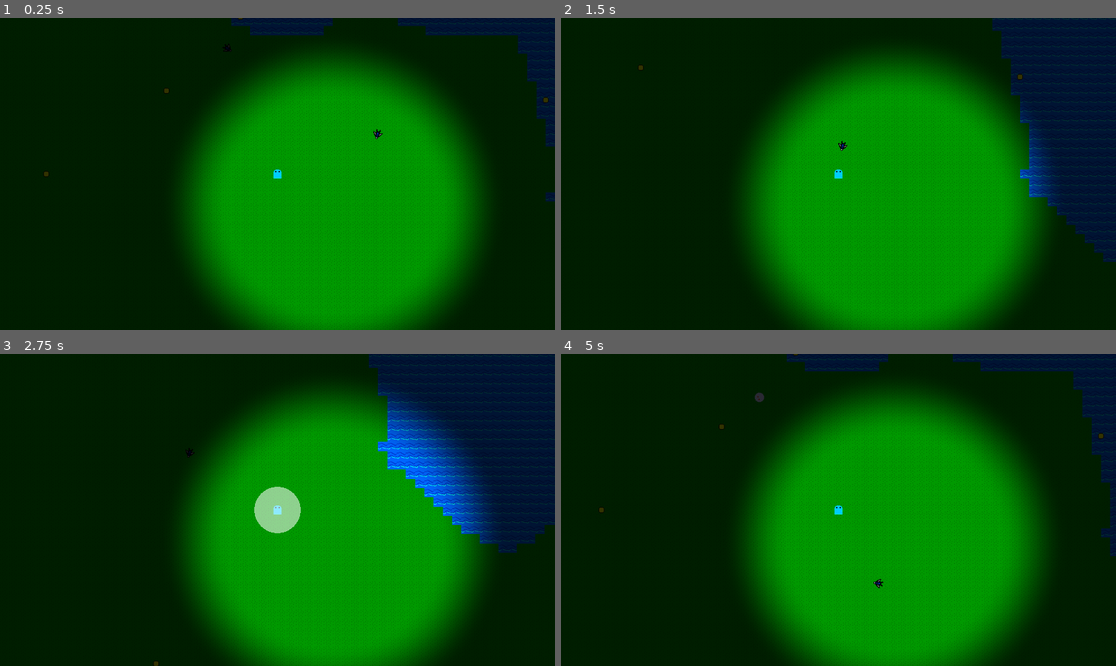
Above: before the commit, frames 1-4 (two rows, left to right).
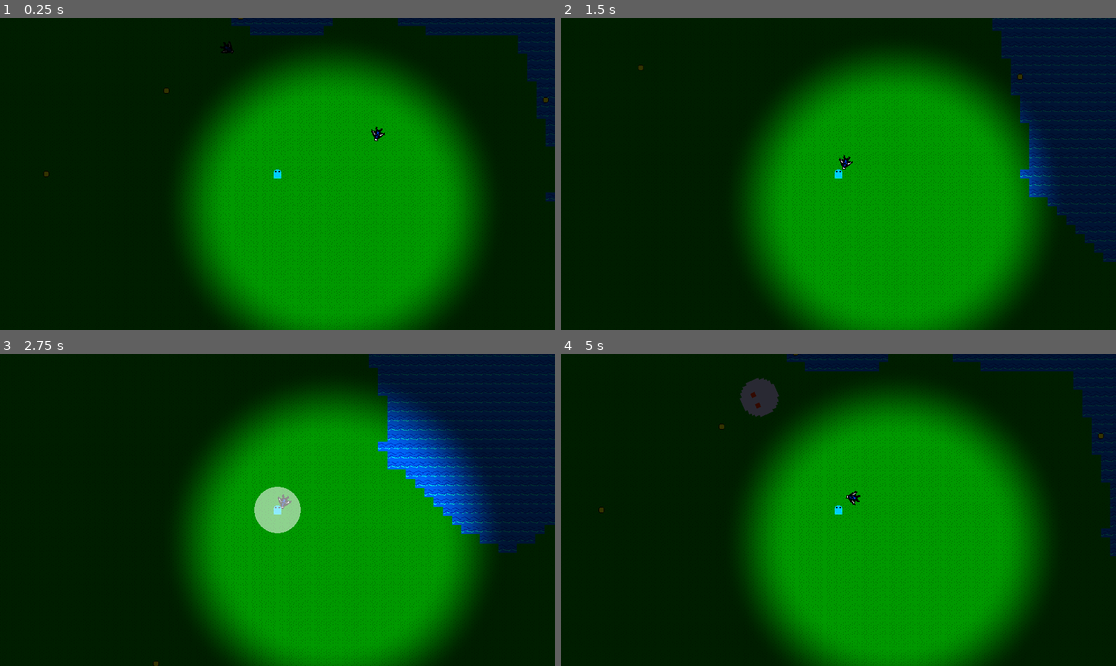
Above: after the commit, the same moments.

Repository: Kyhel/lost-in-pixels
Game: Godot game, scene res://scenes/game.tscn
Two runs of this game, one before a commit and one after it. Both use one fixed random seed, a clock stepped at 60 frames per second and the inputs below.
Inputs:
- Up to frame 1 (0.25 s): no input
- Up to frame 2 (1.5 s): hold Right (ui_right) 0.53-1.28 s; hold F (attack) 0.53-1.28 s; hold Down (ui_down) from 1.28 s (still down); tap F (attack) at 1.35 s
- Up to frame 3 (2.75 s): release Down (ui_down) at 2.03 s; hold Right (ui_right) from 2.03 s (still down); hold F (attack) from 2.03 s (still down)
- Up to frame 4 (5 s): release Right (ui_right) at 2.78 s; release F (attack) at 2.78 s; hold Up (ui_up) 2.78-3.53 s; tap F (attack) at 2.85, 4.35 s; hold F (attack) 3.53-4.28 s; hold Left (ui_left) from 3.53 s (still down)

The runs differ from the first frame. In frame 1, 0.4% of the frame differs, in the area x 37-82%, y 0-99%; in frame 2, 0.5%; in frame 3, 0.6%; in frame 4, 1.1%, in the area x 32-83%, y 7-99%.

Commit message:
Simpler push

Diff:
--- a/entities/big_wandering.tres
+++ b/entities/big_wandering.tres
@@ -2,12 +2,12 @@
 
 [ext_resource type="Script" uid="uid://clk4ii14vm1a2" path="res://entities/creature_data.gd" id="1_script"]
 [ext_resource type="Texture2D" uid="uid://dyh4mefaigyld" path="res://assets/Monster_1.png" id="2_texture"]
-[ext_resource type="PackedScene" path="res://entities/wandering_bt.tscn" id="3_behavior_tree"]
+[ext_resource type="PackedScene" uid="uid://db17ppkcy4q3o" path="res://entities/wandering_bt.tscn" id="3_behavior_tree"]
 
 [resource]
 script = ExtResource("1_script")
 display_name = "Big Wandering"
 sprite = ExtResource("2_texture")
 behavior_tree = ExtResource("3_behavior_tree")
-size = 1
-push_priority = 2
+size_type = 1
+size = 64
--- a/entities/creature.gd
+++ b/entities/creature.gd
@@ -17,32 +17,35 @@
 @export var creature_data: CreatureData
 @export var max_health: int = 1
 var health: int
+var is_big: bool
 
 func _ready() -> void:
 	health = max_health
 	if creature_data != null:
+		is_big = creature_data.size_type == CreatureData.CreatureSize.BIG
 		if creature_data.sprite != null:
 			$Sprite2D.texture = creature_data.sprite
+			$Sprite2D.scale = Vector2(creature_data.size, creature_data.size) / $Sprite2D.texture.get_size()
 		if creature_data.behavior_tree != null:
 			var tree = creature_data.behavior_tree.instantiate()
 			tree.name = "BehaviorTree"
 			add_child(tree)
 		# Assign layer and mask from creature size (Small = layer 4, Big = layer 5).
-		var is_big: bool = int(creature_data.size) == 1  # CreatureData.CreatureSize.BIG
 		if is_big:
 			collision_layer = LAYER_BIG_CREATURES
 			collision_mask = LAYER_TERRAIN | LAYER_BIG_CREATURES  # Terrain + other Big creatures
 		else:
 			collision_layer = LAYER_SMALL_CREATURES
 			collision_mask = LAYER_TERRAIN | LAYER_PLAYER | LAYER_SMALL_CREATURES | LAYER_BIG_CREATURES  # Terrain, player, all creatures
-
+		scale = Vector2.ONE * creature_data.scale_factor
+		$CollisionShape2D.scale = Vector2.ONE * creature_data.size / $CollisionShape2D.shape.radius / 2
 
 func _physics_process(delta: float) -> void:
 	if has_node("BehaviorTree"):
 		get_node("BehaviorTree").tick(self, delta)
 	move_and_slide()
-	if creature_data != null and creature_data.push_priority > PushPriorityHelper.PLAYER_PRIORITY:
-		PushPriorityHelper.push_away_player_overlapping(self)
+	if is_big:  # BIG
+		PushPriorityHelper.push_away_overlapping(self, LAYER_SMALL_CREATURES | LAYER_PLAYER)
 
 
 func take_damage(amount: int, source: Node = null) -> void:
--- a/entities/creature_data.gd
+++ b/entities/creature_data.gd
@@ -11,7 +11,6 @@
 @export var display_name: String = ""
 @export var sprite: Texture2D
 @export var behavior_tree: PackedScene
-## SMALL = layer 4, BIG = layer 5. Determines collision layer and mask (see Creature._ready).
-@export var size: CreatureSize = CreatureSize.SMALL
-## Higher priority can push lower. Same priority cannot push each other. Used with PushPriorityHelper.
-@export var push_priority: int = 0
+@export var size_type: CreatureSize = CreatureSize.SMALL
+@export var scale_factor: float = 1.0
+@export var size: int = 16
--- a/entities/player.gd
+++ b/entities/player.gd
@@ -41,7 +41,7 @@
 	velocity = dir.normalized() * base_speed * speed_modifier
 
 	move_and_slide()
-	PushPriorityHelper.push_away_creatures_overlapping(self)
+	PushPriorityHelper.push_away_overlapping(self, Creature.LAYER_SMALL_CREATURES)
 
 	ChunkManager.reveal_around_player(global_position)
 
--- a/entities/push_priority_helper.gd
+++ b/entities/push_priority_helper.gd
@@ -1,13 +1,9 @@
 class_name PushPriorityHelper
 
-## Push-priority: lower priority gets pushed by higher. Player has [constant PLAYER_PRIORITY].
-## - Player pushes only creatures with push_priority < PLAYER_PRIORITY (e.g. birds).
-## - Creatures with push_priority > PLAYER_PRIORITY (e.g. big_wandering) don't get pushed by the player
-##   and push the player away when they overlap (their collision_mask excludes player so they can overlap).
-##
+## Pushes away overlapping bodies on the given collision layers. Call after move_and_slide().
+## - Player calls with [constant Creature.LAYER_SMALL_CREATURES] to push small creatures.
+## - Big creatures call with [constant Creature.LAYER_SMALL_CREATURES] | [constant Creature.LAYER_PLAYER] to push small creatures and the player.
 ## Pushes use the minimum distance so shapes no longer overlap (no visible bounce).
-
-const PLAYER_PRIORITY: int = 1
 
 
 ## Returns the radius of the first CircleShape2D on [param node], or 0.0 if none.
@@ -20,9 +16,8 @@
 	return 0.0
 
 
-## Call after the player's move_and_slide(). Pushes away overlapping [Creature]s that have
-## push_priority < [constant PLAYER_PRIORITY] (e.g. birds), by the minimum distance so circles just touch.
-static func push_away_creatures_overlapping(body: CharacterBody2D) -> void:
+## Call after move_and_slide(). Pushes away bodies that overlap [param body] and are on layers in [param collision_mask].
+static func push_away_overlapping(body: CharacterBody2D, collision_mask: int) -> void:
 	var space = body.get_world_2d().direct_space_state
 	if space == null:
 		return
@@ -41,7 +36,7 @@
 	var params = PhysicsShapeQueryParameters2D.new()
 	params.shape = shape_node.shape
 	params.transform = body.global_transform
-	params.collision_mask = 8
+	params.collision_mask = collision_mask
 	params.collide_with_bodies = true
 	params.collide_with_areas = false
 	params.exclude = [body.get_rid()]
@@ -49,63 +44,15 @@
 	var results: Array = space.intersect_shape(params)
 	for result in results:
 		var collider = result.collider
-		if collider is Creature:
-			var c: Creature = collider as Creature
-			if c.creature_data != null and c.creature_data.push_priority >= PLAYER_PRIORITY:
-				continue  # Don't push higher-or-equal priority (e.g. big_wandering)
-			var other_radius: float = _get_radius(collider as Node2D)
-			var to_other: Vector2 = (collider as Node2D).global_position - body.global_position
-			var dist: float = to_other.length()
-			var min_dist: float = body_radius + other_radius
-			if dist < min_dist and dist > 0.0001:
-				var dir: Vector2 = to_other / dist
-				var push: float = min_dist - dist
-				(collider as CharacterBody2D).global_position += dir * push
-			elif dist <= 0.0001:
-				(collider as CharacterBody2D).global_position += Vector2.RIGHT * min_dist
-
-
-## Call after a high-priority creature's move_and_slide(). If [param creature] has push_priority >
-## [constant PLAYER_PRIORITY] and overlaps the player, pushes the player away by the minimum distance.
-static func push_away_player_overlapping(creature: CharacterBody2D) -> void:
-	if creature is Creature == false:
-		return
-	var c: Creature = creature as Creature
-	if c.creature_data == null or c.creature_data.push_priority <= PLAYER_PRIORITY:
-		return
-	var space: PhysicsDirectSpaceState2D = creature.get_world_2d().direct_space_state
-	if space == null:
-		return
-	var shape_node: CollisionShape2D = null
-	for child in creature.get_children():
-		if child is CollisionShape2D:
-			shape_node = child as CollisionShape2D
-			break
-	if shape_node == null or shape_node.shape == null:
-		return
-	var creature_radius: float = _get_radius(creature)
-	if creature_radius <= 0.0:
-		return
-	var params = PhysicsShapeQueryParameters2D.new()
-	params.shape = shape_node.shape
-	params.transform = creature.global_transform
-	params.collision_mask = 1  # layer 1 (Player)
-	params.collide_with_bodies = true
-	params.collide_with_areas = false
-	params.exclude = [creature.get_rid()]
-	var results: Array = space.intersect_shape(params)
-	for result in results:
-		var player_body = result.collider
-		if player_body is CharacterBody2D == false:
+		if not (collider is CharacterBody2D):
 			continue
-		var player_radius: float = _get_radius(player_body as Node2D)
-		var to_player: Vector2 = (player_body as Node2D).global_position - creature.global_position
-		var dist: float = to_player.length()
-		var min_dist: float = creature_radius + player_radius
+		var other_radius: float = _get_radius(collider as Node2D)
+		var to_other: Vector2 = (collider as Node2D).global_position - body.global_position
+		var dist: float = to_other.length()
+		var min_dist: float = body_radius + other_radius
 		if dist < min_dist and dist > 0.0001:
-			var dir: Vector2 = to_player / dist
+			var dir: Vector2 = to_other / dist
 			var push: float = min_dist - dist
-			(player_body as CharacterBody2D).global_position += dir * push
+			(collider as CharacterBody2D).global_position += dir * push
 		elif dist <= 0.0001:
-			(player_body as CharacterBody2D).global_position += Vector2.RIGHT * min_dist
-		return  # At most one player
+			(collider as CharacterBody2D).global_position += Vector2.RIGHT * min_dist
--- a/entities/wandering_bird.tres
+++ b/entities/wandering_bird.tres
@@ -9,3 +9,4 @@
 display_name = "Wandering Bird"
 sprite = ExtResource("2_texture")
 behavior_tree = ExtResource("3_behavior_tree")
+size = 24
--- a/entities/wandering_bt.tscn
+++ b/entities/wandering_bt.tscn
@@ -1,10 +1,10 @@
-[gd_scene load_steps=3 format=3]
+[gd_scene format=3 uid="uid://db17ppkcy4q3o"]
 
-[ext_resource type="Script" path="res://entities/behavior_tree.gd" id="1_script"]
-[ext_resource type="Script" path="res://entities/wandering_behavior.gd" id="2_wandering"]
+[ext_resource type="Script" uid="uid://bvldv6tp20oct" path="res://entities/behavior_tree.gd" id="1_script"]
+[ext_resource type="Script" uid="uid://18xyfpqx8hr8" path="res://entities/wandering_behavior.gd" id="2_wandering"]
 
-[node name="WanderingBT" type="Node"]
+[node name="WanderingBT" type="Node" unique_id=486536636]
 script = ExtResource("1_script")
 
-[node name="WanderingBehavior" type="Node" parent="."]
+[node name="WanderingBehavior" type="Node" parent="." unique_id=1627584123]
 script = ExtResource("2_wandering")
--- a/project.godot
+++ b/project.godot
@@ -81,4 +81,5 @@
 
 [rendering]
 
+textures/canvas_textures/default_texture_filter=0
 rendering_device/driver.windows="d3d12"
